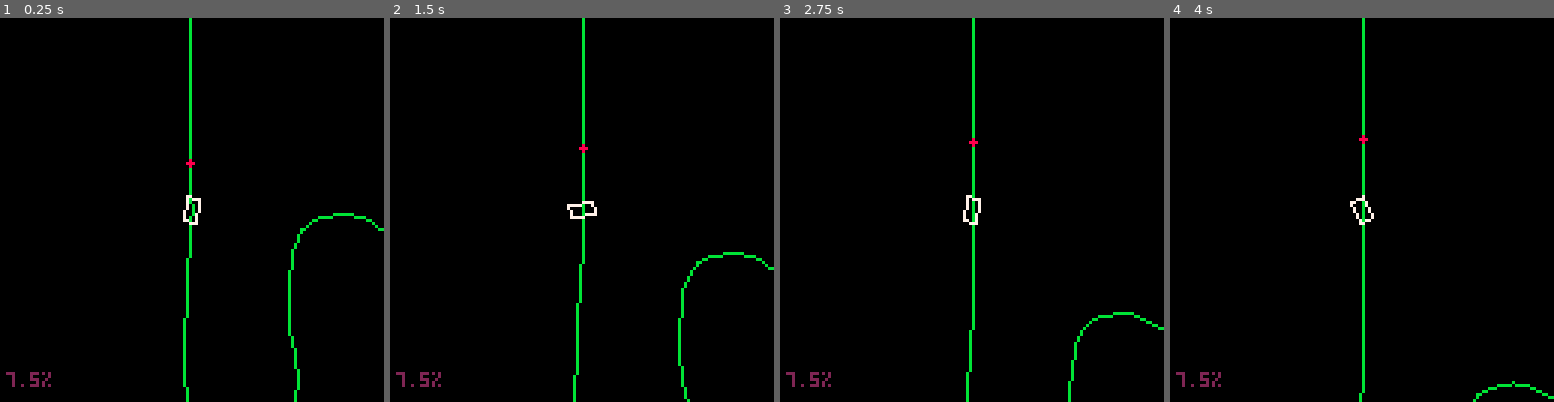
Above: before the commit, frames 1-4 (left to right).
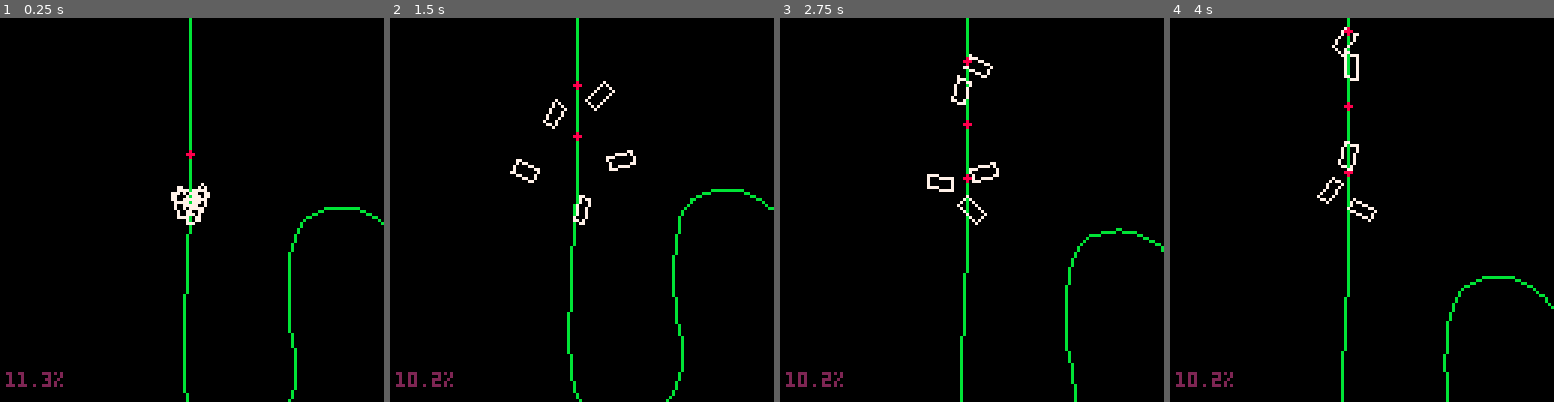
Above: after the commit, the same moments.

Repository: freds72/virtua-on
Game: PICO-8 cartridge carts/physics.p8
Two runs of this game, one before a commit and one after it. Both use one fixed random seed, a clock stepped at 60 frames per second and the inputs below.
Inputs:
- Up to frame 1 (0.25 s): no input
- Up to frame 2 (1.5 s): no input
- Up to frame 3 (2.75 s): hold Right 1.6-2.1 s; hold Up 2.15-2.42 s; hold Right from 2.47 s (still down)
- Up to frame 4 (4 s): release Right at 3.03 s; hold Left 3.08-3.58 s

The runs differ from the first frame. In frame 1, 1.6% of the frame differs, in the area x 1-100%, y 34-100%; in frame 2, 3.4%, in the area x 1-100%, y 0-100%; in frame 3, 3.2%; in frame 4, 3.0%.

Commit message:
added support for multiple bots added basic avoidance support

Diff:
--- a/carts/physics.p8
+++ b/carts/physics.p8
@@ -515,8 +515,6 @@
 				local x,y=cam:project(to_v(i))
 				line(x,y)
 			end
-			local x,y=cam:project(to_v(checkpoint))
-			circfill(x,y,1,8)
 		end
 	}
 end
@@ -710,6 +708,8 @@
 	}
 end
 
+local npcs={}
+
 function make_npc(p,angle,density,track)
 	local velocity,angularv={0,0,0},0
 	local forces,torque={0,0,0},0
@@ -745,6 +745,10 @@
 			flip()
 		end,
 		draw=function(self)
+
+			local x,y=cam:project(track:get_next())
+			circfill(x,y,1,8)
+
 			local v0=v[#v]
 			local x0,y0=cam:project(self:apply(v0))
 			for i=1,#v do
@@ -801,22 +805,34 @@
 			local target=track:update(p,24)
 			local f=make_v(p,target)
 			v_clamp(f,0.02)
-			-- todo: clamp
-
 
 			-- steer toward track
 			self:apply_force(f,p)
+
+			-- avoid others
+			for _,npc in pairs(npcs) do
+				if npc!=self and v_dist(npc.pos,self.pos)<16 then
+					local f_avoid=make_v(npc.pos,self.pos)
+					v_scale(f_avoid,0.01)
+					self:apply_force(f_avoid,p)
+				end
+			end
 		end
 	}
 end
 
 local plyr=make_plyr({0,0,0},0,2)
-local npc_track
-local npcs={}
+-- only for display
+local static_track=make_track(track_data)
 
 function _init()
-	npc_track=make_track(track_data)
-	add(npcs, make_npc(npc_track:get_next(),0,2,npc_track))
+	for i=1,5 do
+		local npc_track=make_track(track_data)
+		local p=v_clone(npc_track:get_next())
+		p[1]+=(1-rnd(2))
+		p[3]+=(1-rnd(2))
+		add(npcs, make_npc(p,0,2,npc_track))
+	end
 end
 
 function _update()
@@ -842,7 +858,7 @@
 
 	cam:track(npcs[1].pos)
 
-	npc_track:draw()
+	static_track:draw()
 	for _,npc in pairs(npcs) do
 		npc:draw()
 	end
